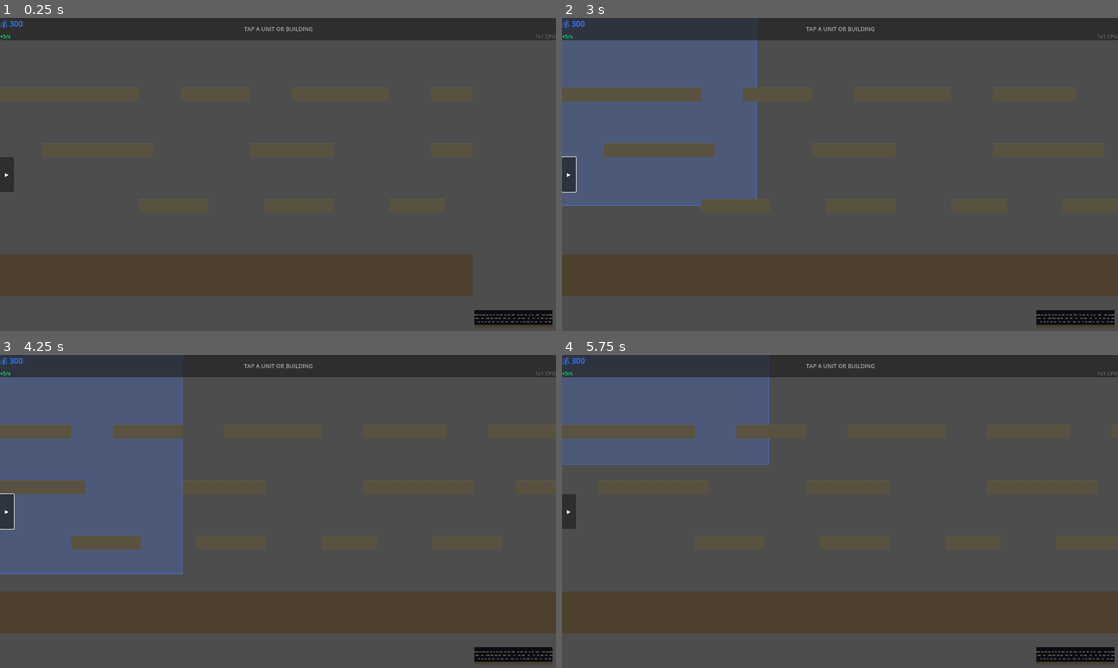
Above: before the commit, frames 1-4 (two rows, left to right).
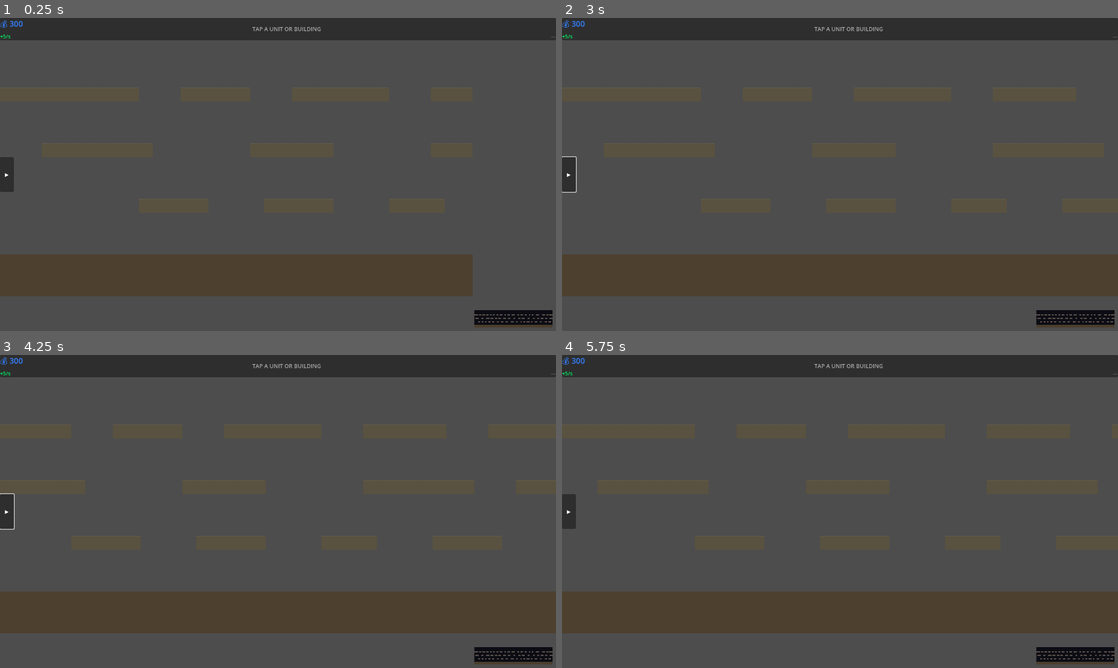
Above: after the commit, the same moments.

Repository: infinitybiscuit/fortress-command
Game: Godot game, scene res://scenes/game/game_scene.tscn
The game is run twice, just before and just after one commit, with the same random seed, the same clock (stepped at 60 frames per second) and the same inputs.
Inputs (mouse positions are in pixels of both pictures, inside the frame that each line leads up to):
- Up to frame 1 (0.25 s): no input
- Up to frame 2 (3 s): click "▸" at 0.5 s; click "✕" at 1.25 s; tap A at 2, 2.75 s; move the mouse to (962, 158) at 2.02 s; hold Right (ui_right) 2.03-2.75 s; click (962, 158) at 2.17 s; drag from (728, 190) to (812, 237) at 2.77 s
- Up to frame 3 (4.25 s): tap A at 3.5 s; move the mouse to (333, 442) at 3.52 s; hold Right (ui_right) from 3.53 s (still down)
- Up to frame 4 (5.75 s): release Right (ui_right) at 4.25 s; tap A at 4.25, 5 s; drag from (812, 574) to (673, 464) at 4.27 s; move the mouse to (1006, 558) at 5.02 s; hold Left (ui_left) from 5.03 s (still down)

The runs differ from the first frame. In frame 1, 0.1% of the frame differs, in the area x 43-100%, y 2-7%; in frame 2, 16%; in frame 3, 18%, in the area x 0-100%, y 0-70%; in frame 4, 9.2%.
Error before the commit: Invalid assignment of property or key 'color' with value of type 'Color' on a base object of type 'Panel'. (res://scripts/game/game_scene.gd:86)
Error after the commit: Parse Error: Unexpected "Indent" in class body. (res://scripts/game/game_scene.gd:84)

Commit message:
Fix: use ColorRect instead of Panel for overlay backgrounds

Diff:
--- a/godot/scripts/game/game_scene.gd
+++ b/godot/scripts/game/game_scene.gd
@@ -81,8 +81,7 @@
 	add_child(_title_menu_layer)
 
 	# Dark background
-	var bg := Panel.new()
-	bg.set_anchors_preset(Control.PRESET_FULL_RECT)
+var bg := ColorRect.new()
 	bg.color = Color(0.0, 0.0, 0.0, 0.85)
 	_title_menu_layer.add_child(bg)
 
@@ -167,8 +166,7 @@
 	add_child(_game_over_layer)
 
 	# Dark background
-	var bg := Panel.new()
-	bg.set_anchors_preset(Control.PRESET_FULL_RECT)
+var bg := ColorRect.new()
 	bg.color = Color(0.0, 0.0, 0.0, 0.75)
 	_game_over_layer.add_child(bg)
 
